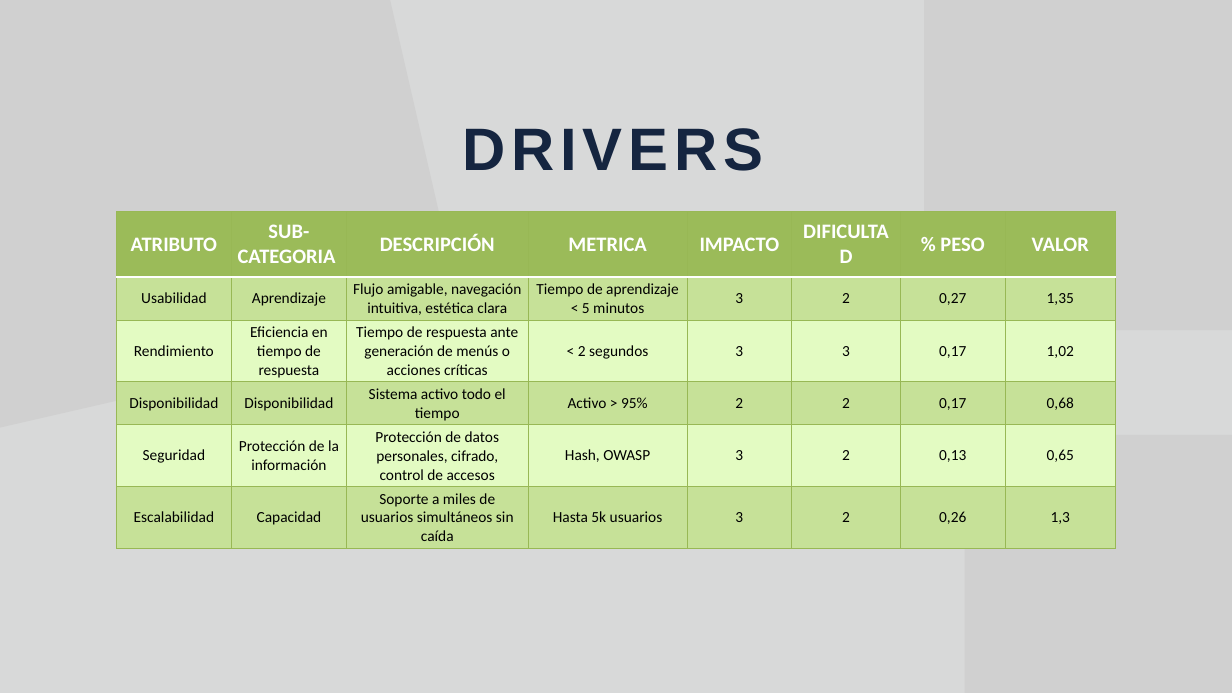
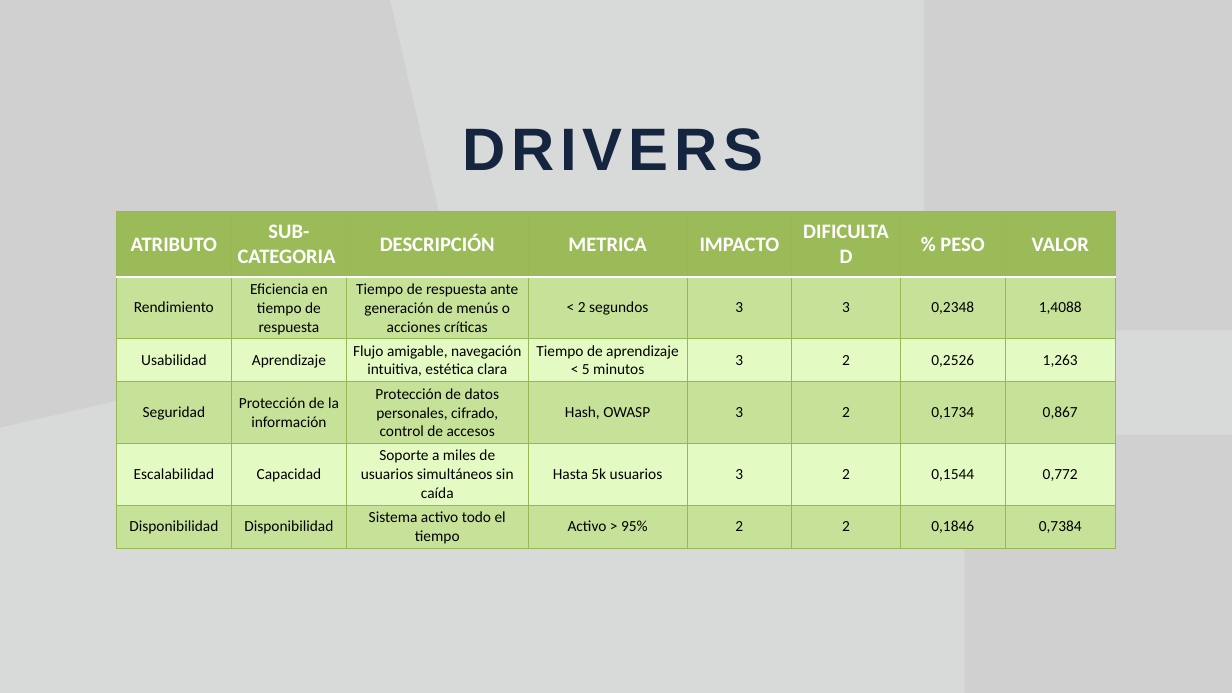
Before and after one commit to Jucer74/SoftwareArchitecture, a slide deck: slide 7 of Project/Context/NutrIA.context.pptx. Drawn at 1232x693 pixels with LibreOffice and Linux fonts; fonts in the diff are those of the drawing; grey boxes stand for pictures. Boxes give left, top, right and bottom in pixels: in the first picture for what was removed or moved away, otherwise in the second. Text is boxed around its words. In the diff, an @@ line names an element or a change of style, - is before the commit and + after.

```diff
--- a/Project/Context/NutrIA.context.pptx
+++ b/Project/Context/NutrIA.context.pptx
@@ table at box(116, 211, 1116, 548) @@
-row 2: Usabilidad | Aprendizaje | Flujo amigable, navegación intuitiva, estética clara | Tiempo de aprendizaje < 5 minutos | 3 | 2 | 0,27 | 1,35
+row 2: Rendimiento | Eficiencia en tiempo de respuesta | Tiempo de respuesta ante generación de menús o acciones críticas | < 2 segundos | 3 | 3 | 0,2348 | 1,4088
-row 3: Rendimiento | Eficiencia en tiempo de respuesta | Tiempo de respuesta ante generación de menús o acciones críticas | < 2 segundos | 3 | 3 | 0,17 | 1,02
+row 3: Usabilidad | Aprendizaje | Flujo amigable, navegación intuitiva, estética clara | Tiempo de aprendizaje < 5 minutos | 3 | 2 | 0,2526 | 1,263
-row 4: Disponibilidad | Disponibilidad | Sistema activo todo el tiempo | Activo > 95% | 2 | 2 | 0,17 | 0,68
+row 4: Seguridad | Protección de la información | Protección de datos personales, cifrado, control de accesos | Hash, OWASP | 3 | 2 | 0,1734 | 0,867
-row 5: Seguridad | Protección de la información | Protección de datos personales, cifrado, control de accesos | Hash, OWASP | 3 | 2 | 0,13 | 0,65
+row 5: Escalabilidad | Capacidad | Soporte a miles de usuarios simultáneos sin caída | Hasta 5k usuarios | 3 | 2 | 0,1544 | 0,772
-row 6: Escalabilidad | Capacidad | Soporte a miles de usuarios simultáneos sin caída | Hasta 5k usuarios | 3 | 2 | 0,26 | 1,3
+row 6: Disponibilidad | Disponibilidad | Sistema activo todo el tiempo | Activo > 95% | 2 | 2 | 0,1846 | 0,7384
```
Also in this commit, not shown: 1 other slide changed.
